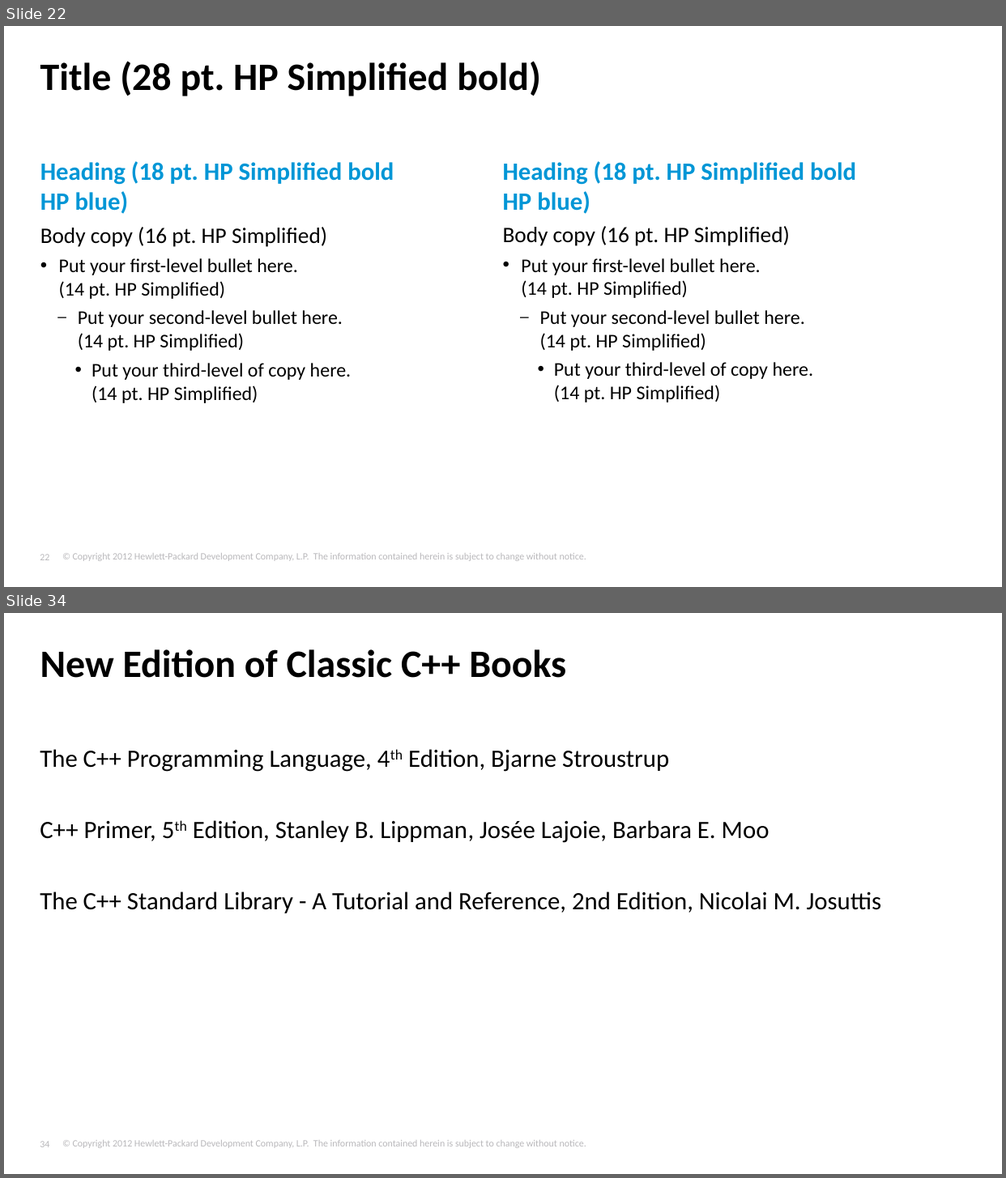
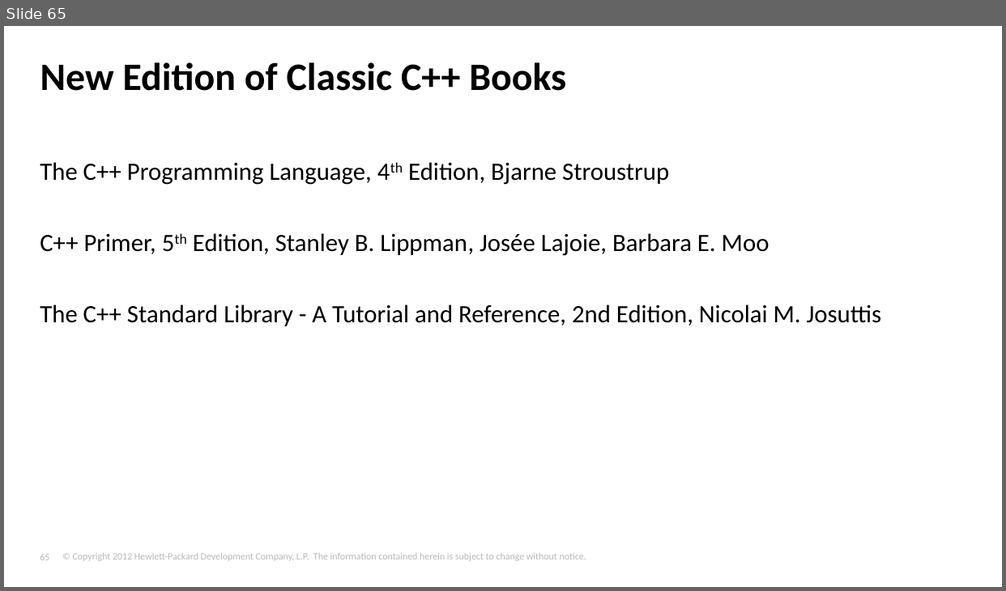
Before and after one commit to tjliupeng/CPP11, a slide deck: C++11.pptx. Shown one above the other, each under a label of ours: slides 22 and 34 before the commit, slide 65 after it; the slides between them are not shown. The pictures are 1006x1178 and 1006x591 pixels, drawn with LibreOffice and Linux fonts; fonts in the diff are those of the drawing; background and template pictures are left out. Boxes give left, top, right and bottom in pixels: in the first picture for what was removed or moved away, otherwise in the second. Text is boxed around its words. In the diff, an @@ line names an element or a change of style, - is before the commit and + after.

```diff
--- a/C++11.pptx
+++ b/C++11.pptx
@@ slide 22 removed at box(4, 26, 1002, 587), background #FFFFFF; not listed: 2 template elements that a slide beside it also shows @@
@@ title removed at box(40, 61, 541, 96) @@
-Title (28 pt. HP Simplified bold)
@@ text removed at box(40, 161, 394, 403) @@
-Heading (18 pt. HP Simplified bold
-HP blue)
-  Body copy (16 pt. HP Simplified)
-    • Put your first-level bullet here.
-      (14 pt. HP Simplified)
-      – Put your second-level bullet here.
-        (14 pt. HP Simplified)
-        • Put your third-level of copy here.
-          (14 pt. HP Simplified)
@@ text removed at box(503, 161, 856, 403) @@
-Heading (18 pt. HP Simplified bold
-HP blue)
-  Body copy (16 pt. HP Simplified)
-    • Put your first-level bullet here.
-      (14 pt. HP Simplified)
-      – Put your second-level bullet here.
-        (14 pt. HP Simplified)
-        • Put your third-level of copy here.
-          (14 pt. HP Simplified)
@@ what was slide 34 is now slide 65 @@
@@ page number at box(40, 554, 49, 561): text changed @@
-34
+65
```
Also in this commit, not shown: 7 slides changed, 46 slides added, 14 other slides removed, 1 other file.
